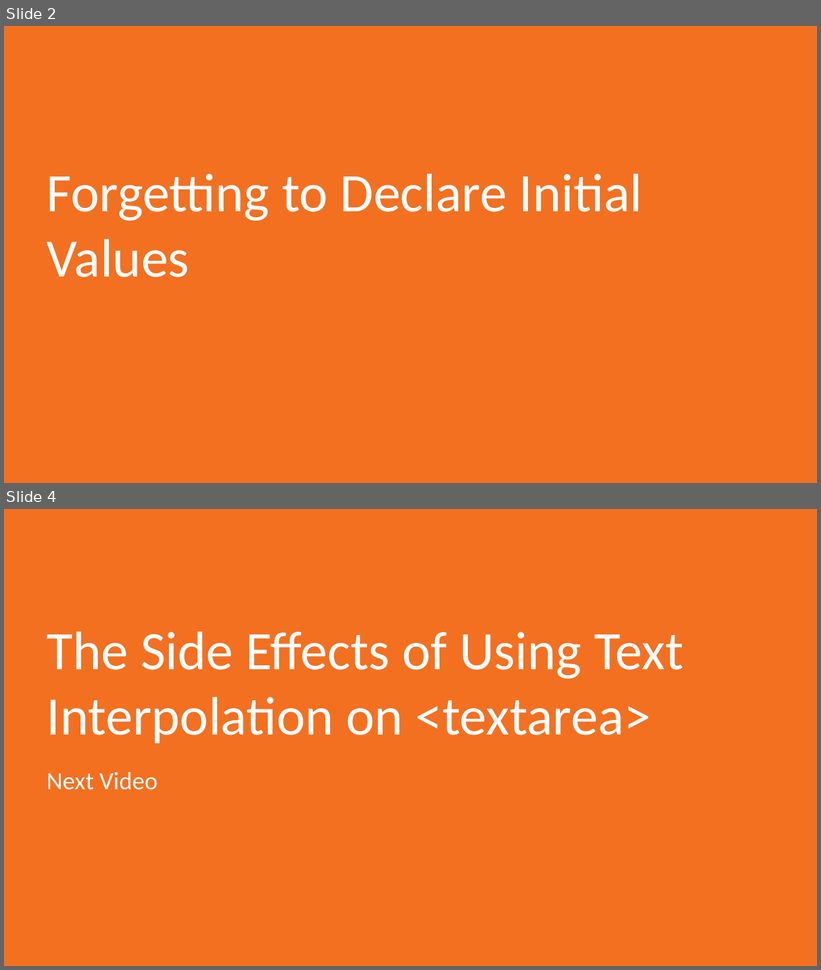
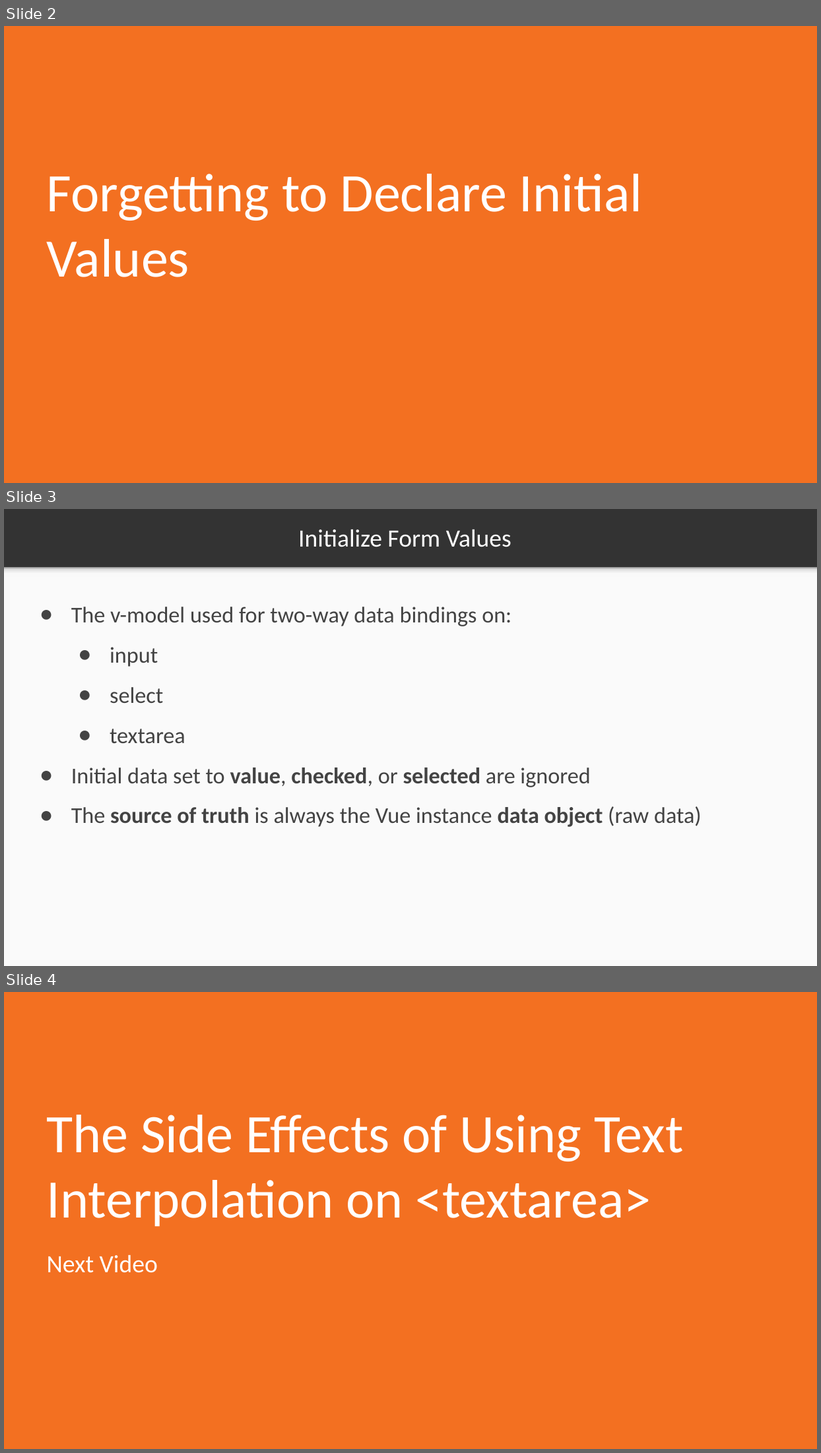
Before and after one commit to PacktPublishing/Troubleshooting-Vue.js, a slide deck: Section 4/Video 4.1/4.1.ppt. Shown one above the other, each under a label of ours: slides 2 and 4 before the commit, slides 2, 3 and 4 after it; the slides between them are not shown. The pictures are 821x970 and 821x1453 pixels, drawn with LibreOffice and Linux fonts; fonts in the diff are those of the drawing. Boxes give left, top, right and bottom in pixels: in the first picture for what was removed or moved away, otherwise in the second. Text is boxed around its words. In the diff, an @@ line names an element or a change of style, - is before the commit and + after.

```diff
--- a/Section 4/Video 4.1/4.1.ppt
+++ b/Section 4/Video 4.1/4.1.ppt
@@ slide 3 added at [4, 509, 817, 966], background #333333 @@
@@ title added at [298, 529, 512, 547], 44 pt, text #FFFFFF @@
+Initialize Form Values
@@ rectangle added at [4, 568, 817, 966], fill #FAFAFA @@
@@ rectangle added at [4, 567, 817, 577], fill gradient #F9F9F9 to #DEDEDE to #999999 @@
@@ text added at [71, 607, 702, 827], 40 pt, text #434343 @@
+● The v-model used for two-way data bindings on:
+● input
+● select
+● textarea
+● Initial data set to value, checked, or selected are ignored
+● The source of truth is always the Vue instance data object (raw data)
```
Also in this commit, not shown: 1 slide changed, 1 slide removed, 3 other files.
